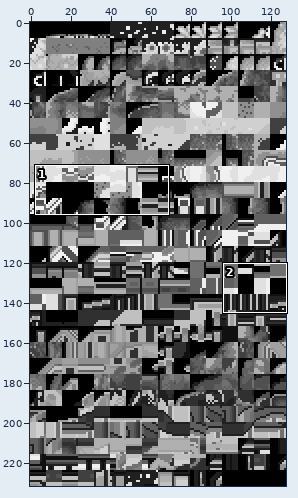
One commit to this sprite sheet: data/tilesets/primary/sinnoh_general/tiles.png. The picture above shows the old version from afar; the outline marks the close-up.
Close-up. Before the edit:
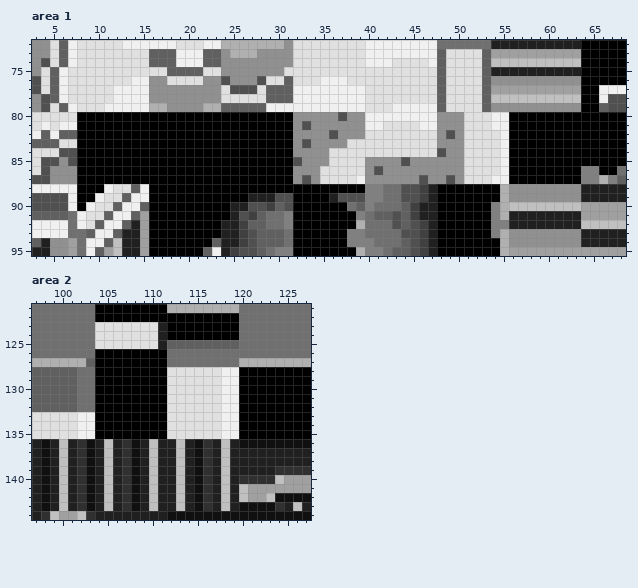
The file is 128x232 pixels. Shown: area 1: x 3..68, y 72..95; area 2: x 97..127, y 121..144.
After:
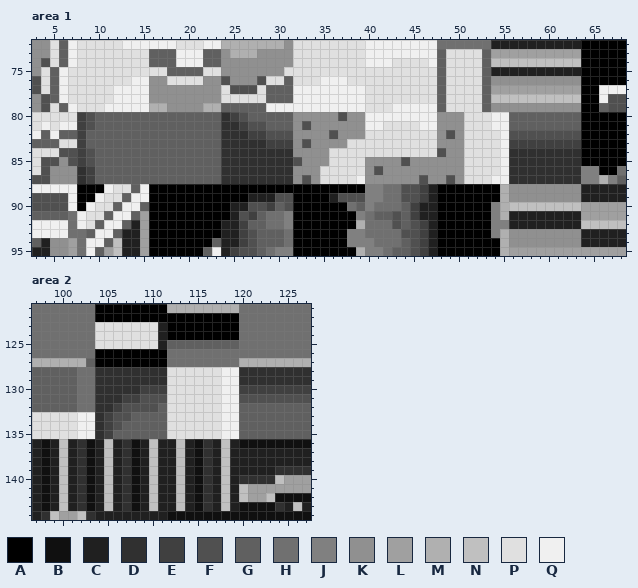
Palette (. is transparent): A #000000  B #101010  C #202020  D #303030  E #404040  F #505050  G #606060  H #707070  J #808080  K #909090  L #a0a0a0  M #b0b0b0  N #c0c0c0  P #e0e0e0  Q #f0f0f0
Difference:
--- area 1
@@ x 3..68 @@
 79 KFPGQPPPQQQQQMMKKKKMMGGGGGQQQQQQQQQQQPPPQQQQQGPPPPGKKKKKKKKKKAAGFF
-80 PPPPPAAAAAAAAAAAAAAAAAAAAAAAAKKKKKFKKQQQQQQQQKKKPPPQQAAAAAAAAAAAAA
-81 PQPQQAAAAAAAAAAAAAAAAAAAAAAAAKFKKKKKKQQPPPPQQKKKPPPQQAAAAAAAAAAAAA
-82 QGQGGAAAAAAAAAAAAAAAAAAAAAAAAKKKKFKKKPPPPPPPPKFKPPPPQAAAAAAAAAAAAA
-83 GGGPPAAAAAAAAAAAAAAAAAAAAAAAAKFKKKKPPPPPPPPPPKKKPPPPQAAAAAAAAAAAAA
-84 PPPFFAAAAAAAAAAAAAAAAAAAAAAAAKKKKPPPPPPPPPPPPFKKPPPPQAAAAAAAAAAAAA
-85 PFFKFAAAAAAAAAAAAAAAAAAAAAAAAFKKKPPPPKKKKFKKKKKKPPPPQAAAAAAAAAAAAA
-86 PFKKKAAAAAAAAAAAAAAAAAAAAAAAAKKKPPPPPKFKKKKKKKKKPPPPQAAAAAAAAJJAAH
-87 FFKKKAAAAAAAAAAAAAAAAAAAAAAAAKFKPPPPQKKKKKKFKKFKPPPQQAAAAAAAAJJMJG
+80 PPPPPEFGGGGGGGGGGGGGGDEFGGGGGKKKKKFKKQQQQQQQQKKKPPPQQGGGGGGGGAAAAA
+81 PQPQQEFGGGGGGGGGGGGGGDDEFFGGGKFKKKKKKQQPPPPQQKKKPPPQQGGGGGGGGAAAAA
+82 QGQGGEGGGGGGGGGGGGGGGDDDEEFFFKKKKFKKKPPPPPPPPKFKPPPPQFFFFFFFFAAAAA
+83 GGGPPEGGGGGGGGGGGGGGGDDDDDEEEKFKKKKPPPPPPPPPPKKKPPPPQEEEEEEEEAAAAA
+84 PPPFFEFGGGGGGGGGGGGGGDDDDDDDDKKKKPPPPPPPPPPPPFKKPPPPQDDDDDDDDAAAAA
+85 PFFKFEFGGGGGGGGGGGGGGDDDDDDDDFKKKPPPPKKKKFKKKKKKPPPPQDDDDDDDDAAAAA
+86 PFKKKDEGGGGGGGGGGGGGGDDDDDDDDKKKPPPPPKFKKKKKKKKKPPPPQDDDDDDDDJJAAH
+87 FFKKKDEGGGGGGGGGGGGGGDDDDDDDDKFKPPPPQKKKKKKFKKFKPPPQQDDDDDDDDJJMJG
 88 QQQQQAAAQPPGQAAAAAAAAAAAAAAAAAAAAAAAAJJHHFFECAAAAAAAMKKKKKKKKCCCCC
--- area 2
@@ x 97..127 @@
 127 MMMMMMGAAAAAAAAHHHHHHHHMMMMMMMM
-128 GGGGGHHAAAAAAAAPPPPPPQQAAAAAAAA
-129 GGGGGHHAAAAAAAAPPPPPPQQAAAAAAAA
-130 GGGGGHHAAAAAAAAPPPPPPQQAAAAAAAA
-131 GGGGGHHAAAAAAAAPPPPPPQQAAAAAAAA
-132 GGGGGHHAAAAAAAAPPPPPPQQAAAAAAAA
-133 PPPPPQQAAAAAAAAPPPPPPQQAAAAAAAA
-134 PPPPPQQAAAAAAAAPPPPPPQQAAAAAAAA
-135 PPPPPQQAAAAAAAAPPPPPPQQAAAAAAAA
+128 GGGGGHHDDDDDDDDPPPPPPQQDDDDDDDD
+129 GGGGGHHDDDDDDDDPPPPPPQQDDDDDDDD
+130 GGGGGHHDDDDDEEEPPPPPPQQEEEEEEEE
+131 GGGGGHHDDDEEFFFPPPPPPQQFFFFFFFF
+132 GGGGGHHDDEFFFFGPPPPPPQQGGGGGGGG
+133 PPPPPQQDEFFGGGGPPPPPPQQGGGGGGGG
+134 PPPPPQQDEFGGGGGPPPPPPQQGGGGGGGG
+135 PPPPPQQDEGGGGGGPPPPPPQQGGGGGGGG
 136 CBCNCDBCNCDBCNCCNCBDCNCBBBBBBBB
Pixel boxes of the changes (left, top, right, bottom) in both close-ups:
changed: (77, 112, 293, 184)
changed: (509, 112, 581, 184)
changed: (95, 367, 167, 439)
changed: (239, 367, 311, 439)
